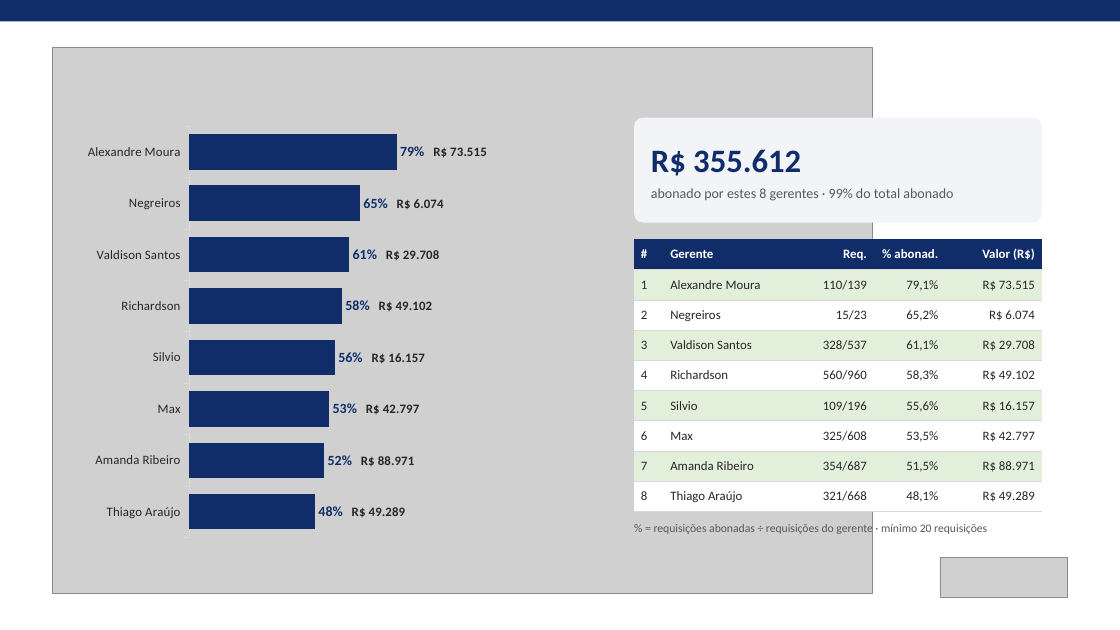
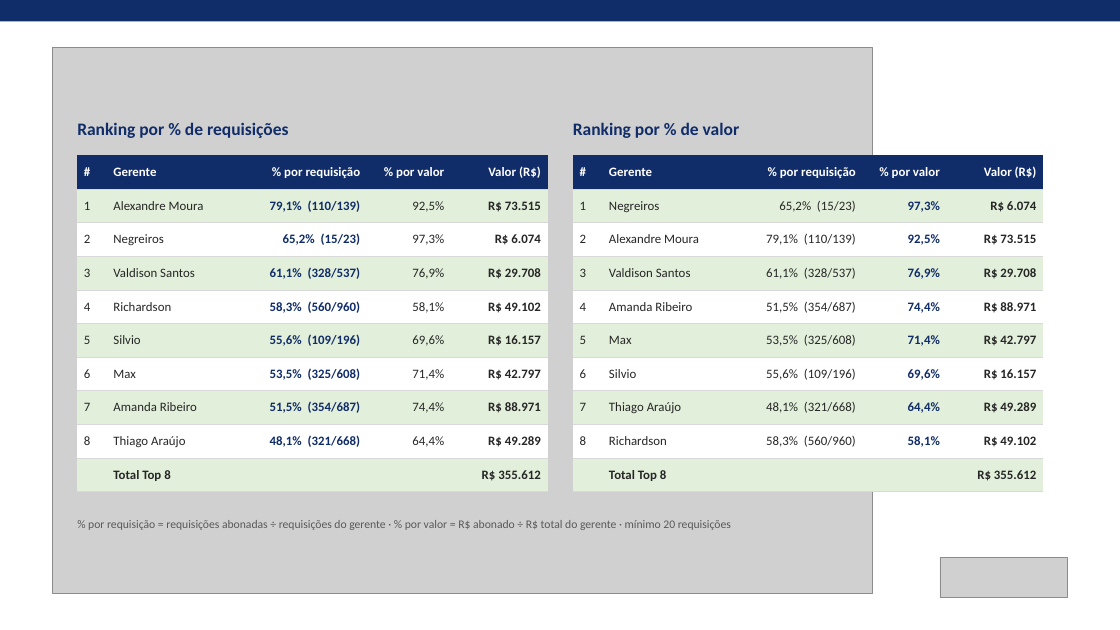
Before and after one commit to raissa2016carvalho-lab/ressuprimentov1, a slide deck: slide 4 of Apresentacao_Descontos_Taxa_por_Requisicao.pptx. Drawn at 1120x630 pixels with LibreOffice and Linux fonts; fonts in the diff are those of the drawing; grey boxes stand for pictures. Boxes give left, top, right and bottom in pixels: in the first picture for what was removed or moved away, otherwise in the second. Text is boxed around its words. In the diff, an @@ line names an element or a change of style, - is before the commit and + after.

```diff
--- a/Apresentacao_Descontos_Taxa_por_Requisicao.pptx
+++ b/Apresentacao_Descontos_Taxa_por_Requisicao.pptx
@@ bar chart removed at [77,118,607,546] @@
-categories: Alexandre Moura, Negreiros, Valdison Santos, Richardson, Silvio, Max, Amanda Ribeiro, Thiago Araújo
-Series 1: 100, 82, 77, 74, 70, 68, 65, 61
@@ text "Ranking por % de valor" at [573,122,740,138]: vertical alignment middle to top @@
@@ rounded rectangle removed at [634,118,1042,223] @@
@@ text added at [77,122,289,138], 15 pt, text #102D69, bold @@
+Ranking por % de requisições
@@ text at [573,122,740,138]: text changed; size 12 to 15 pt; text colour #595959 to #102D69; bold on @@
-R$ 355.612
-abonado por estes 8 gerentes · 99% do total abonado
+Ranking por % de valor
@@ table added at [77,155,548,492], 10 rows, 5 columns @@
+# | Gerente | % por requisição | % por valor | Valor (R$)
+1 | Alexandre Moura | 79,1% (110/139) | 92,5% | R$ 73.515
+2 | Negreiros | 65,2% (15/23) | 97,3% | R$ 6.074
+3 | Valdison Santos | 61,1% (328/537) | 76,9% | R$ 29.708
+4 | Richardson | 58,3% (560/960) | 58,1% | R$ 49.102
+5 | Silvio | 55,6% (109/196) | 69,6% | R$ 16.157
+6 | Max | 53,5% (325/608) | 71,4% | R$ 42.797
+7 | Amanda Ribeiro | 51,5% (354/687) | 74,4% | R$ 88.971
+8 | Thiago Araújo | 48,1% (321/668) | 64,4% | R$ 49.289
+ | Total Top 8 |  |  | R$ 355.612
@@ table at [573,155,1044,492] @@
-row 1: # | Gerente | Req. | % abonad. | Valor (R$)
-row 2: 1 | Alexandre Moura | 110/139 | 79,1% | R$ 73.515
-row 3: 2 | Negreiros | 15/23 | 65,2% | R$ 6.074
-row 4: 3 | Valdison Santos | 328/537 | 61,1% | R$ 29.708
-row 5: 4 | Richardson | 560/960 | 58,3% | R$ 49.102
-row 6: 5 | Silvio | 109/196 | 55,6% | R$ 16.157
-row 7: 6 | Max | 325/608 | 53,5% | R$ 42.797
-row 8: 7 | Amanda Ribeiro | 354/687 | 51,5% | R$ 88.971
-row 9: 8 | Thiago Araújo | 321/668 | 48,1% | R$ 49.289
+row 1: # | Gerente | % por requisição | % por valor | Valor (R$)
+row 2: 1 | Negreiros | 65,2% (15/23) | 97,3% | R$ 6.074
+row 3: 2 | Alexandre Moura | 79,1% (110/139) | 92,5% | R$ 73.515
+row 4: 3 | Valdison Santos | 61,1% (328/537) | 76,9% | R$ 29.708
+row 5: 4 | Amanda Ribeiro | 51,5% (354/687) | 74,4% | R$ 88.971
+row 6: 5 | Max | 53,5% (325/608) | 71,4% | R$ 42.797
+row 7: 6 | Silvio | 55,6% (109/196) | 69,6% | R$ 16.157
+row 8: 7 | Thiago Araújo | 48,1% (321/668) | 64,4% | R$ 49.289
+row 9: 8 | Richardson | 58,3% (560/960) | 58,1% | R$ 49.102
+row 10:  | Total Top 8 |  |  | R$ 355.612
@@ table: place and size @@
-table at [634,239,1042,512]
+table at [573,155,1044,492]
@@ text at [88,520,731,530]: text changed @@
-% = requisições abonadas ÷ requisições do gerente · mínimo 20 requisições
+% por requisição = requisições abonadas ÷ requisições do gerente · % por valor = R$ abonado ÷ R$ total do gerente · mínimo 20 requisições
```
Also in this commit, not shown: 3 other slides changed.
